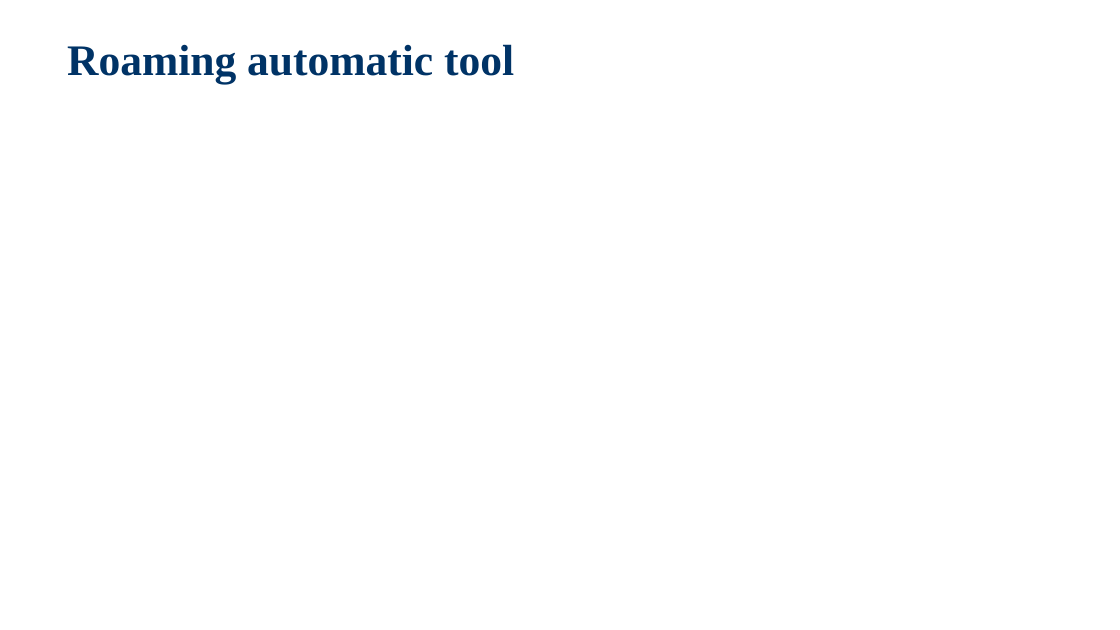
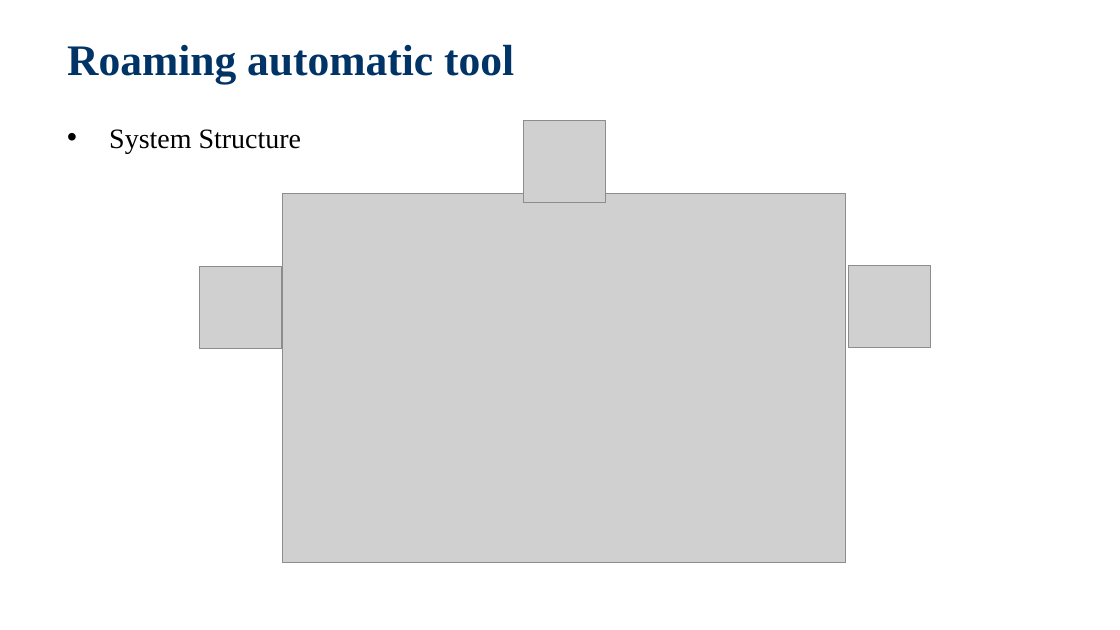
Before and after one commit to jackiejay888/automation, a slide deck: slide 9 of kpi/Test Automation_Demo.pptx. Drawn at 1120x630 pixels with LibreOffice and Linux fonts; fonts in the diff are those of the drawing; grey boxes stand for pictures; background and template pictures are left out. Boxes give left, top, right and bottom in pixels: in the first picture for what was removed or moved away, otherwise in the second. Text is boxed around its words. In the diff, an @@ line names an element or a change of style, - is before the commit and + after.

```diff
--- a/kpi/Test Automation_Demo.pptx
+++ b/kpi/Test Automation_Demo.pptx
@@ text added at (109, 129, 302, 153), 18 pt, text #000000 @@
+• System Structure
@@ picture added at (523, 120, 605, 202) @@
@@ picture added at (283, 194, 847, 562) @@
@@ picture added at (199, 267, 281, 348) @@
@@ picture added at (849, 265, 931, 347) @@
```
Also in this commit, not shown: 2 slides added, 2 other files.
